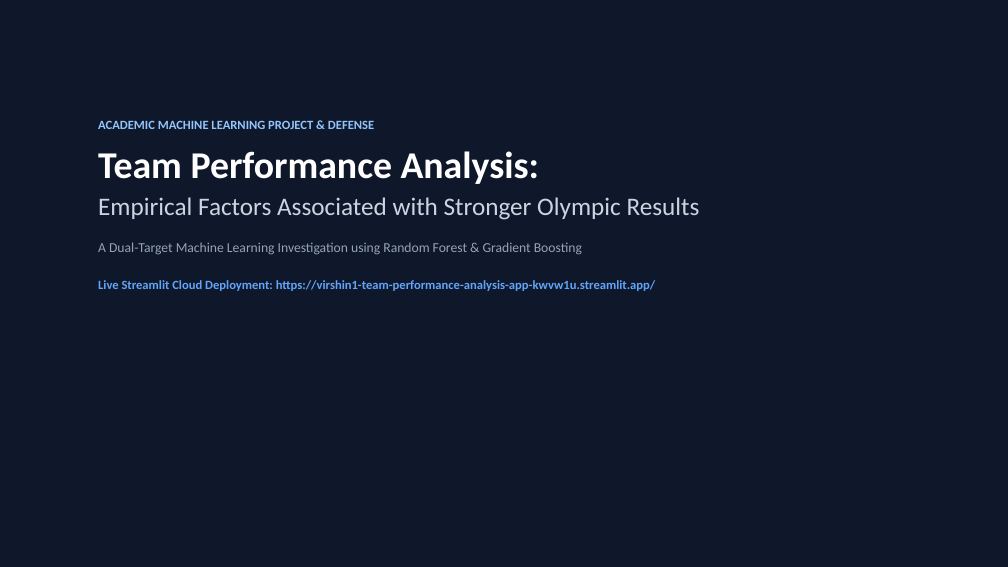
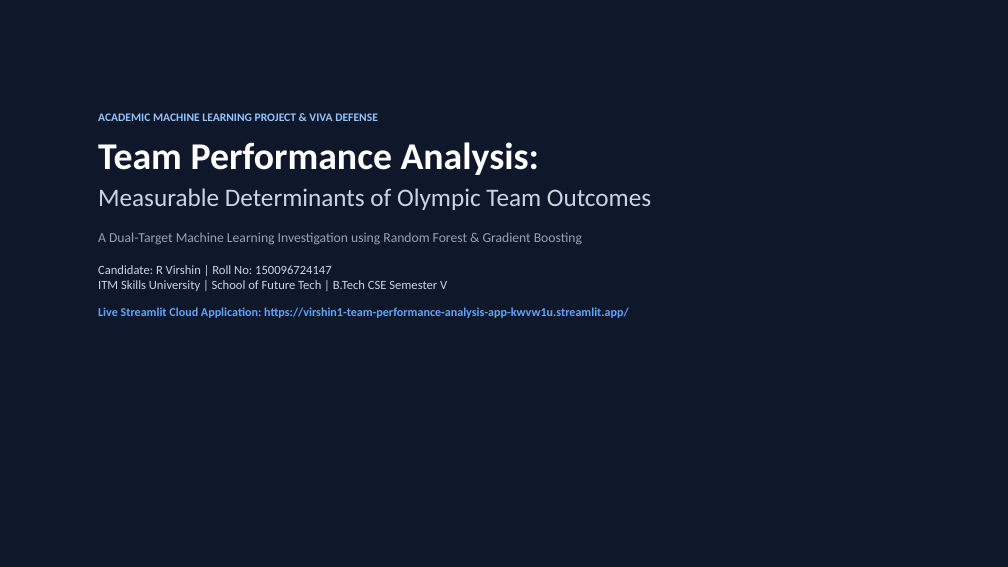
Before and after one commit to Virshin1/Team-Performance-Analysis, a slide deck: slide 1 of Olympic_Team_Performance_Presentation.pptx. Drawn at 1008x567 pixels with LibreOffice and Linux fonts; fonts in the diff are those of the drawing. Boxes give left, top, right and bottom in pixels: in the first picture for what was removed or moved away, otherwise in the second. Text is boxed around its words. In the diff, an @@ line names an element or a change of style, - is before the commit and + after.

Commit message:
Update presentation with explicit high contrast styling and finalize submission-grade academic project report

```diff
--- a/Olympic_Team_Performance_Presentation.pptx
+++ b/Olympic_Team_Performance_Presentation.pptx
@@ text "ACADEMIC MACHINE LEARNING PROJECT & ...": place and size @@
-text "ACADEMIC MACHINE LEARNING PROJECT & ..." at (98,120,700,291)
+text "ACADEMIC MACHINE LEARNING PROJECT & ..." at (98,113,651,318)
@@ text at (98,113,378,121): text changed; size 12 to 11 pt @@
-ACADEMIC MACHINE LEARNING PROJECT & DEFENSE
+ACADEMIC MACHINE LEARNING PROJECT & VIVA DEFENSE
@@ text at (98,188,651,210): text changed @@
-Empirical Factors Associated with Stronger Olympic Results
+Measurable Determinants of Olympic Team Outcomes
@@ text at (98,232,582,245): less space between paragraphs @@
@@ text at (98,265,629,318): text changed; size 12 to 11.5 pt @@
-Live Streamlit Cloud Deployment: https://virshin1-team-performance-analysis-app-kwvw1u.streamlit.app/
+Candidate: R Virshin | Roll No: 150096724147
+ITM Skills University | School of Future Tech | B.Tech CSE Semester V
+Live Streamlit Cloud Application: https://virshin1-team-performance-analysis-app-kwvw1u.streamlit.app/
```
Also in this commit, not shown: 11 other slides changed, 1 other file.
